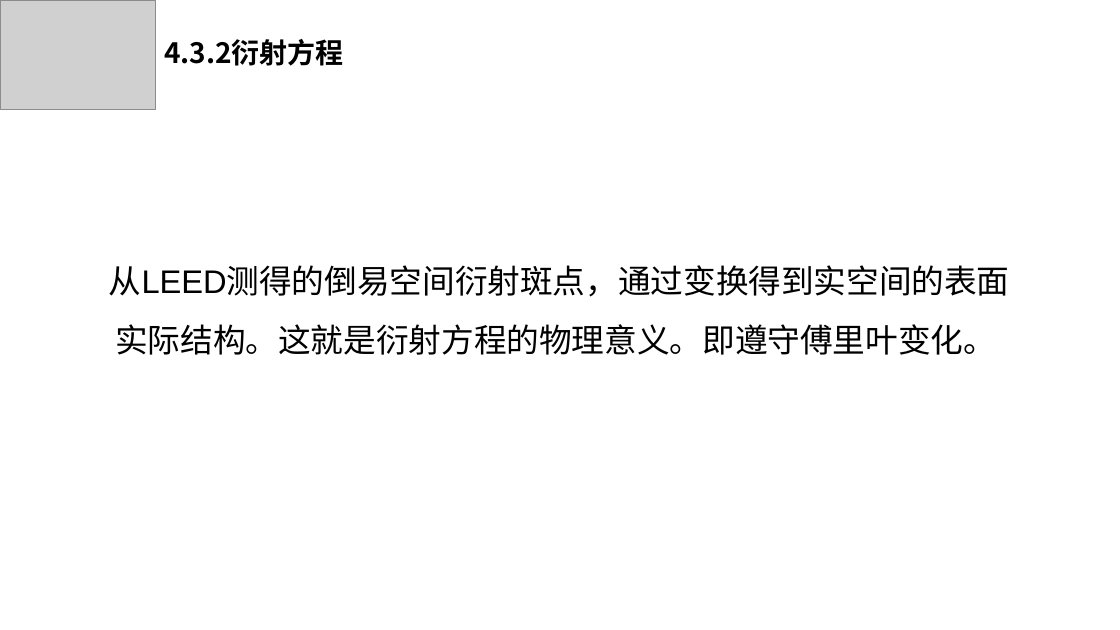
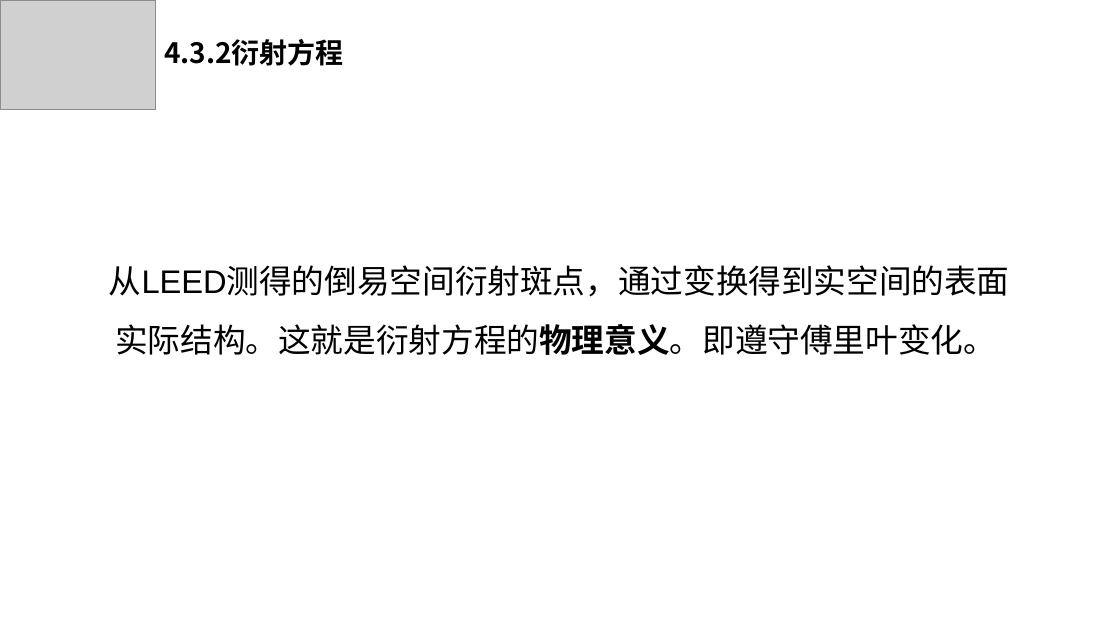
Before and after one commit to DreamBoatOve/gitTest, a slide deck: slide 23 of Lessons/材料的表面与界面/group_presentation/slices/第四小组_0529_16.pptx. Drawn at 1120x630 pixels with LibreOffice and Linux fonts; fonts in the diff are those of the drawing; grey boxes stand for pictures. Boxes give left, top, right and bottom in pixels: in the first picture for what was removed or moved away, otherwise in the second. Text is boxed around its words. In the diff, an @@ line names an element or a change of style, - is before the commit and + after.

```diff
--- a/Lessons/材料的表面与界面/group_presentation/slices/第四小组_0529_16.pptx
+++ b/Lessons/材料的表面与界面/group_presentation/slices/第四小组_0529_16.pptx
@@ text "从LEED测得的倒易空间衍射斑点，通过变换得到实空间的表面实际结构。这就是衍射方程的物理意义。即遵守傅里叶变化。" at (x1=109, y1=265, x2=1010, y2=355): bold on in "从LEED测得的倒易空间衍射斑点，通过变换得到实空间的表面实际结构。这就是衍射方程的物理意义。即遵守傅里叶变化。" @@
```
Also in this commit, not shown: 23 other slides changed.
